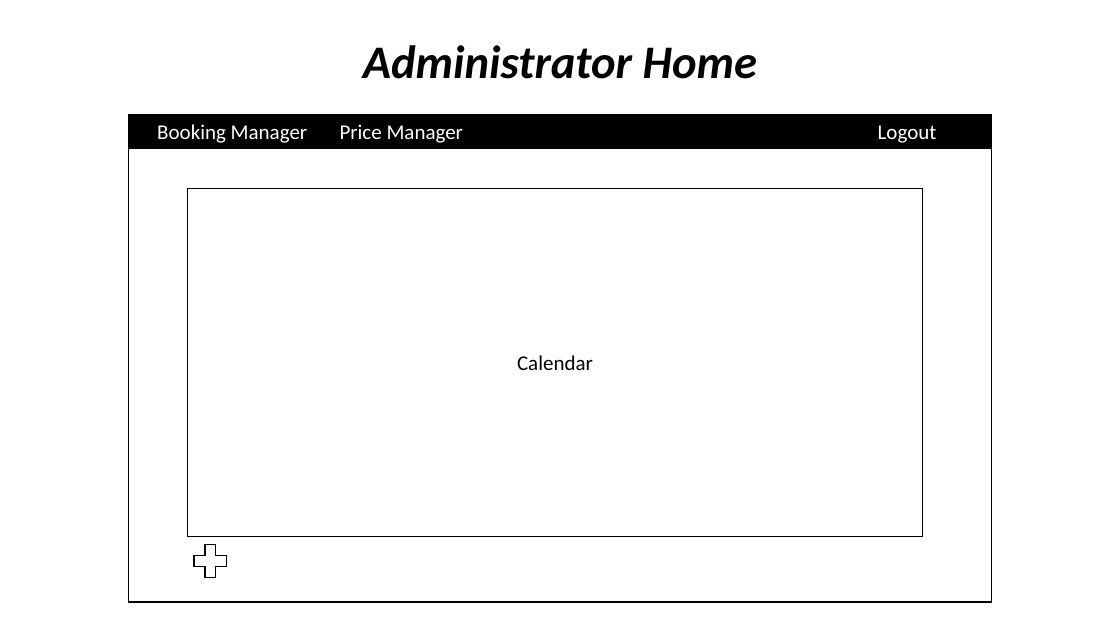
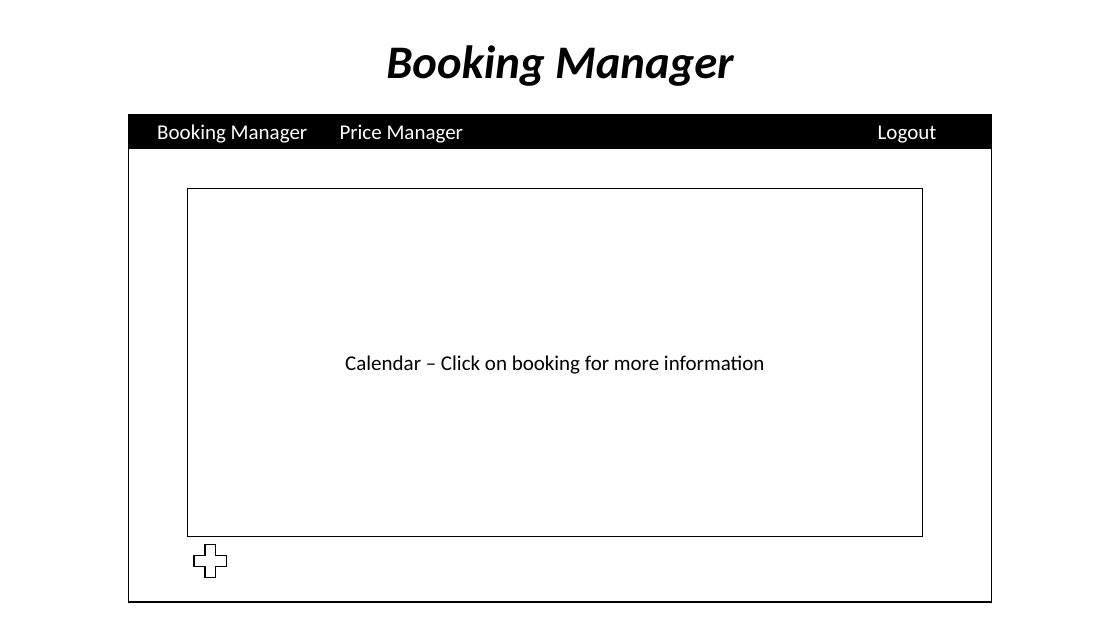
Before and after one commit to carlkassebaum/carob-cottage, a slide deck: slide 13 of documentation/flow_diagrams/Diagrams.pptx. Drawn at 1120x630 pixels with LibreOffice and Linux fonts; fonts in the diff are those of the drawing. Boxes give left, top, right and bottom in pixels: in the first picture for what was removed or moved away, otherwise in the second. Text is boxed around its words. In the diff, an @@ line names an element or a change of style, - is before the commit and + after.

```diff
--- a/documentation/flow_diagrams/Diagrams.pptx
+++ b/documentation/flow_diagrams/Diagrams.pptx
@@ text at <box>386,45,733,86</box>: text changed @@
-Administrator Home
+Booking Manager
@@ text in rectangle at <box>345,355,764,374</box>: text changed @@
-Calendar
+Calendar – Click on booking for more information
```
Also in this commit, not shown: 1 other slide changed.
